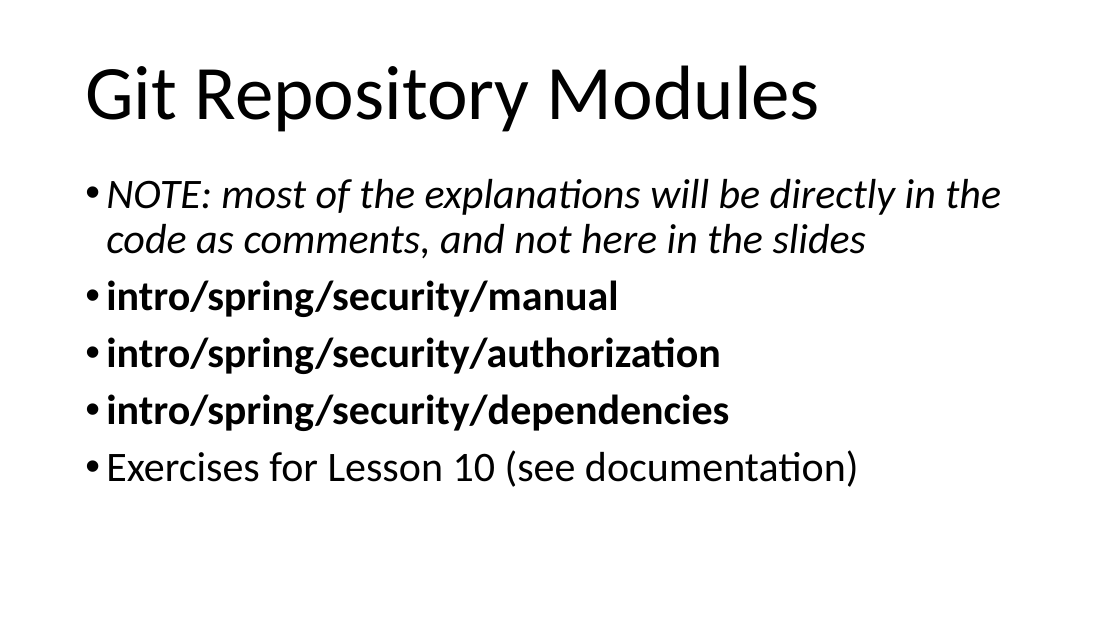
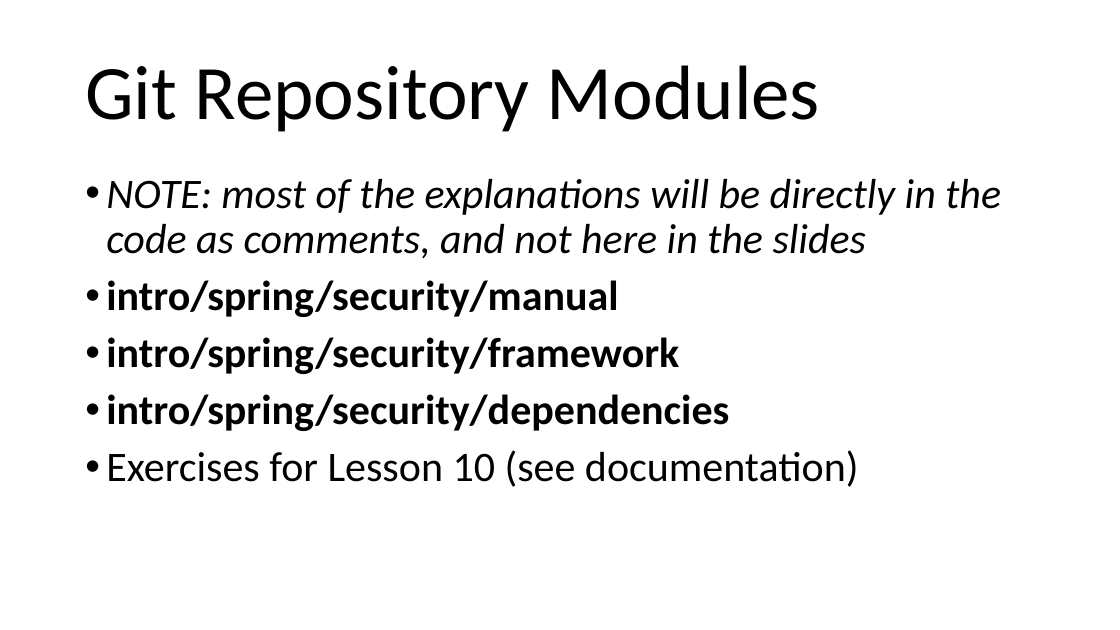
Before and after one commit to arcuri82/testing_security_development_enterprise_systems, a slide deck: slide 31 of doc/intro/slides/lesson_10_security.pptx. Drawn at 1120x630 pixels with LibreOffice and Linux fonts; fonts in the diff are those of the drawing. Boxes give left, top, right and bottom in pixels: in the first picture for what was removed or moved away, otherwise in the second. Text is boxed around its words. In the diff, an @@ line names an element or a change of style, - is before the commit and + after.

Commit message:
renamed security module

```diff
--- a/doc/intro/slides/lesson_10_security.pptx
+++ b/doc/intro/slides/lesson_10_security.pptx
@@ text at [106,337,679,374]: text changed @@
-• intro/spring/security/authorization
+• intro/spring/security/framework
```
Also in this commit, not shown: 35 other files.
